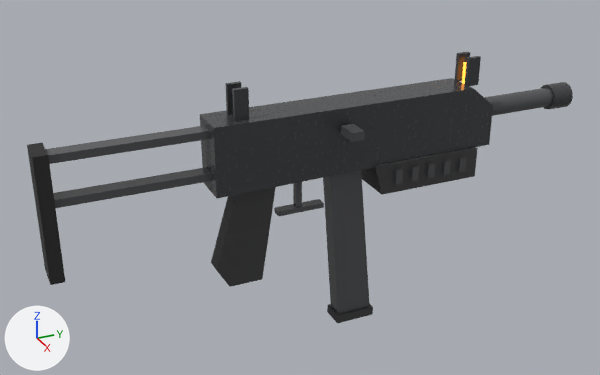
The Blender file blender/source/smg.blend: old version first, new version second.
One viewpoint serves both versions: a 50 mm camera at (0.791, -0.308, 0.399) aimed at (-0.015, 0.054, -0.004). Lighting does not change. The marker at lower left points along +X, +Y and +Z. The older version comes first.

Objects in the first picture: 'mag', 'smg'.
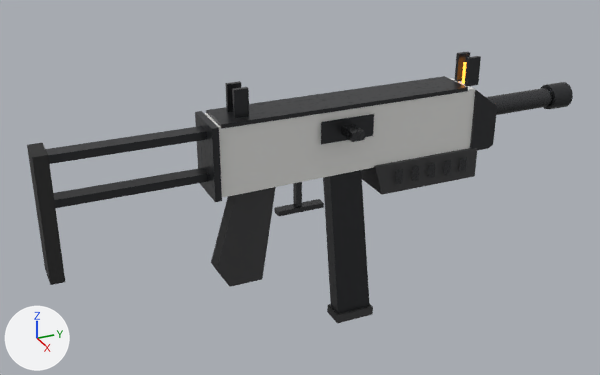
Changed parts and their boxes [x1, y1, x2, y2] in the pictures (600 x 375 px):
'smg', surface changed, reshaped (black to grey)
    both: [27, 52, 573, 287]
'mag', surface changed, recoloured (darker)
    both: [323, 170, 371, 315]
part 1 of me_smg, added
    after: [206, 76, 468, 129]
part 2 of me_smg, added
    after: [195, 111, 222, 202]
part 3 of me_smg, added
    after: [470, 90, 497, 151]
part 4 of me_smg, added
    after: [321, 114, 374, 144]
part 5 of me_smg, recoloured (black to grey)
    before: [200, 78, 493, 198]
    after: [205, 78, 475, 197]
part 6 of me_smg, recoloured (darker)
    both: [46, 126, 209, 208]
part 7 of me_mag, recoloured (darker)
    both: [323, 170, 370, 314]

The change, as a diff of the scene's bpy script:
```diff
--- a/blender/source/smg.blend.py
+++ b/blender/source/smg.blend.py
@@ mat_gun_black @@
 n7 = _N.new('ShaderNodeNormalMap'); n7.name = 'Normal Map'
-n7.inputs[0].default_value = 0.35  # 'Strength'
+n7.inputs[0].default_value = 0.22  # 'Strength'
 n8 = _N.new('ShaderNodeTexImage'); n8.name = 'Image Texture.001'
-n8.image = img_metal_orm_jpg
+n8.image = img_gun_metal_orm_png
 n9 = _N.new('ShaderNodeSeparateColor'); n9.name = 'Separate Color'
@@ mat_gun_black @@
 n10 = _N.new('ShaderNodeMath'); n10.name = 'Math'
 n10.operation = 'MULTIPLY'
-n10.inputs[1].default_value = 0.55  # 'Value'
+n10.inputs[1].default_value = 0.75  # 'Value'
 n11 = _N.new('ShaderNodeMath'); n11.name = 'Math.001'
@@ mat_gun_steel @@
 n7 = _N.new('ShaderNodeNormalMap'); n7.name = 'Normal Map'
-n7.inputs[0].default_value = 0.3  # 'Strength'
+n7.inputs[0].default_value = 0.2  # 'Strength'
 n8 = _N.new('ShaderNodeTexImage'); n8.name = 'Image Texture.001'
-n8.image = img_metal_orm_jpg
+n8.image = img_gun_metal_orm_png
 n9 = _N.new('ShaderNodeSeparateColor'); n9.name = 'Separate Color'
@@ mat_gun_steel @@
 n10 = _N.new('ShaderNodeMath'); n10.name = 'Math'
 n10.operation = 'MULTIPLY'
-n10.inputs[1].default_value = 0.4  # 'Value'
+n10.inputs[1].default_value = 0.65  # 'Value'
 n11 = _N.new('ShaderNodeMath'); n11.name = 'Math.001'
@@ mat_gun_white @@
+mat_gun_white = bpy.data.materials.new('gun_white')
+# colours: white #e7e7e5, mixed with the vertex colours
+# uses the picture img_concrete_smooth_normal_jpg
+# uses the picture img_concrete_smooth_orm_jpg
@@ me_smg @@
 # verts and faces of me_smg; kept vertices keep their numbers, new ones are numbered from 240
-me_smg.from_pydata(...)  # 240 vertices, 156 faces; spans x -0.032..0.053, y -0.24..0.418, z -0.1..0.134
+me_smg.from_pydata(...)  # 280 vertices, 186 faces; spans x -0.032..0.053, y -0.24..0.418, z -0.1..0.134
+# me_smg part 1: a new loose piece, a box spanning x -0.0245..0.0245, y -0.052..0.25, z 0.0985..0.1032, in mat_gun_black
+# me_smg part 2: a new loose piece, a box spanning x -0.0282..0.0282, y -0.0635..-0.056, z 0.0185..0.1015, in mat_gun_black
+# me_smg part 3: a new loose piece of 20 vertices spanning x -0.026..0.026, y 0.262..0.294, z 0.022..0.098, in mat_gun_black
+# me_smg part 4
+verts[240] = (0.028, 0.125, 0.09)  # pixel (374, 113)
+verts[241] = (0.028, 0.06, 0.09)  # pixel (321, 122)
+verts[242] = (0.028, 0.06, 0.064)  # pixel (320, 144)
+verts[243] = (0.028, 0.125, 0.064)  # pixel (373, 135)
+faces += [(240, 241, 242, 243)]  # mat_gun_black
+# me_smg part 5: 17 faces spanning x -0.023..0.023, y -0.06..0.29, z 0.02..0.1 switch from mat_gun_black to mat_gun_white
+# me_smg part 6: 12 faces spanning x -0.009..0.009, y -0.23..-0.06, z 0.035..0.092 switch from mat_gun_steel to mat_gun_black
 me_smg.materials.append(mat_gun_polymer)
@@ me_mag @@
 me_mag.from_pydata(...)  # 24 vertices, 20 faces; spans x -0.014..0.014, y 0.08..0.142, z -0.185..0.025
 # used by ob_mag; parent = ob_smg; location = (0.0, 0.0, 0.0)
+# me_mag part 7: all 14 faces that had it switch from mat_gun_steel to mat_gun_black
 me_mag.materials.append(mat_gun_polymer)
```
